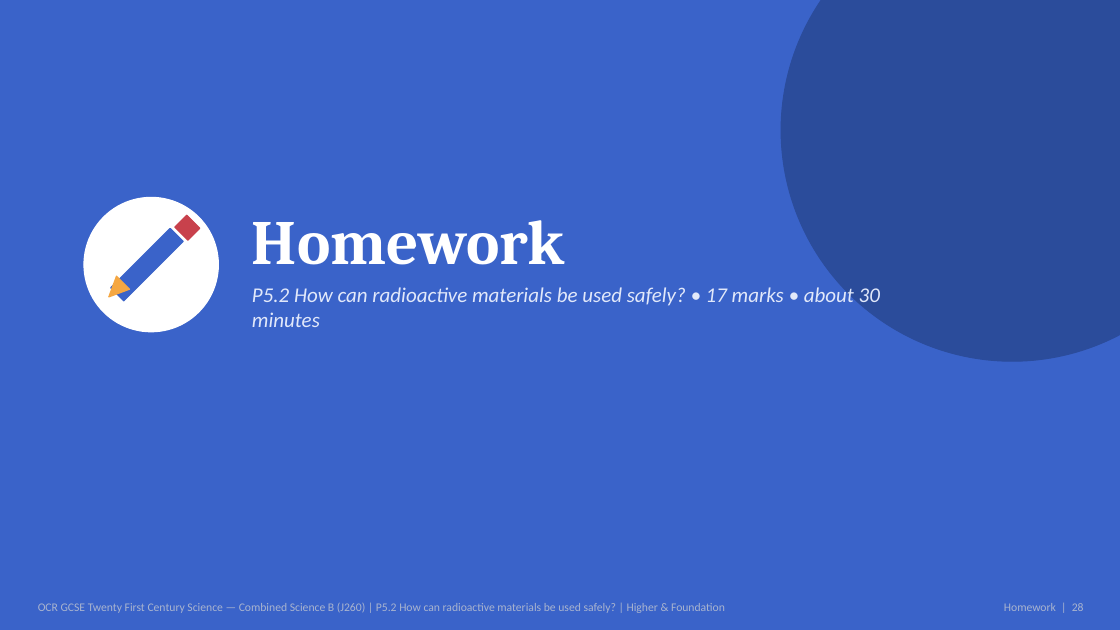
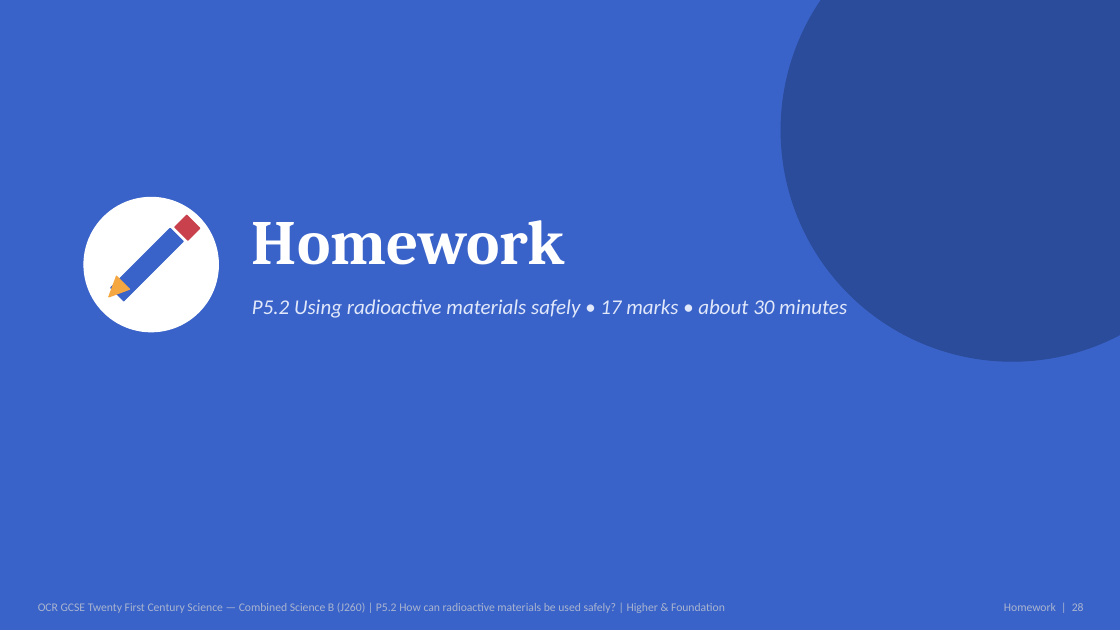
Before and after one commit to pstephenphilip-ship-it/Piri-MBBS, a slide deck: slide 28 of gcse-slides/ocr-physics/OCR21C_P5.2_UsingRadioactiveMaterialsSafely_Combined.pptx. Drawn at 1120x630 pixels with LibreOffice and Linux fonts; fonts in the diff are those of the drawing. Boxes give left, top, right and bottom in pixels: in the first picture for what was removed or moved away, otherwise in the second. Text is boxed around its words. In the diff, an @@ line names an element or a change of style, - is before the commit and + after.

```diff
--- a/gcse-slides/ocr-physics/OCR21C_P5.2_UsingRadioactiveMaterialsSafely_Combined.pptx
+++ b/gcse-slides/ocr-physics/OCR21C_P5.2_UsingRadioactiveMaterialsSafely_Combined.pptx
@@ text at [252, 299, 847, 318]: text changed @@
-P5.2 How can radioactive materials be used safely? • 17 marks • about 30 minutes
+P5.2 Using radioactive materials safely • 17 marks • about 30 minutes
```
Also in this commit, not shown: 12 other slides changed, 2 other files.
